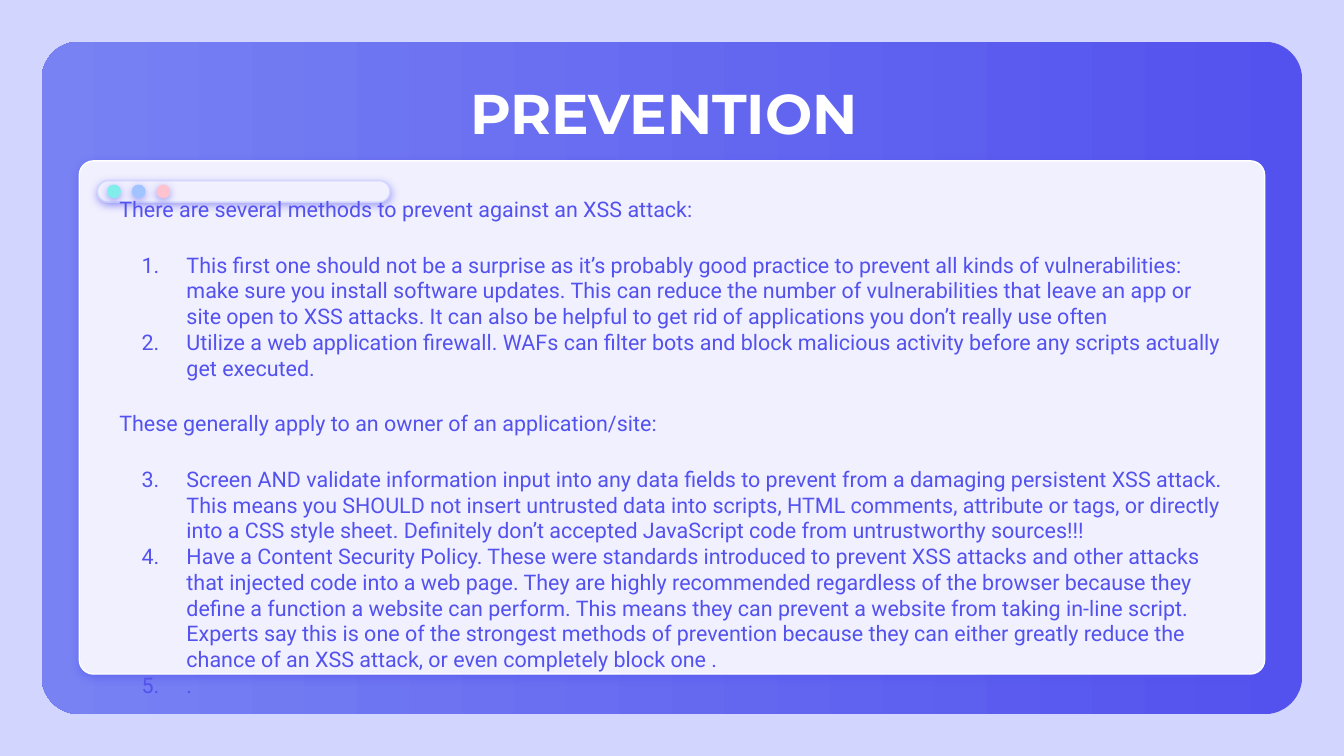
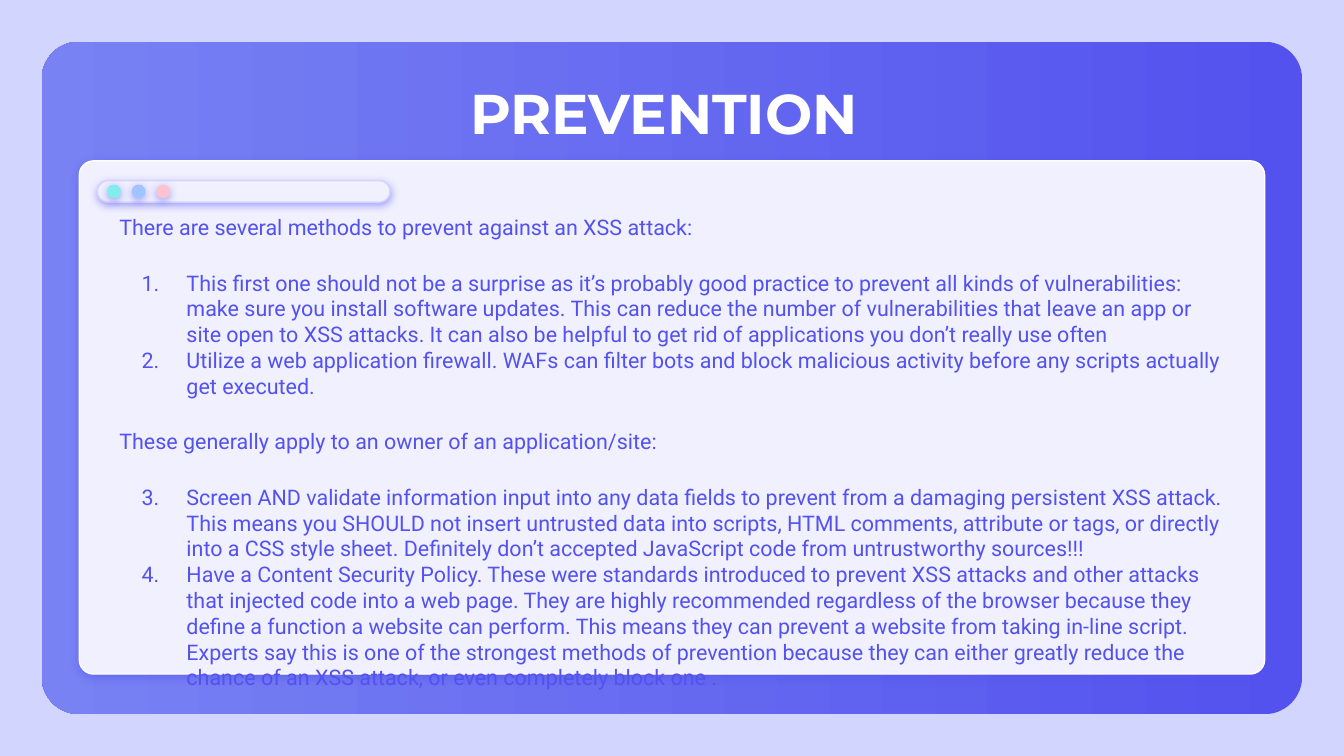
Before and after one commit to kszeto20/CyberFinalProject, a slide deck: slide 10 of Presentation/CyberXSSPresentation.pptx (slide 12 before the commit). Drawn at 1344x756 pixels with LibreOffice and Linux fonts; fonts in the diff are those of the drawing. Boxes give left, top, right and bottom in pixels: in the first picture for what was removed or moved away, otherwise in the second. Text is boxed around its words. In the diff, an @@ line names an element or a change of style, - is before the commit and + after.

```diff
--- a/Presentation/CyberXSSPresentation.pptx
+++ b/Presentation/CyberXSSPresentation.pptx
@@ text at (119, 274, 1221, 685): paragraph removed @@
-3. .
@@ text "There are several methods to ...": place and size @@
-text "There are several methods to ..." at (119, 256, 1221, 672)
+text "There are several methods to ..." at (119, 274, 1221, 685)
```
Also in this commit, not shown: 5 other slides changed, 3 slides added, 6 slides removed, 1 other file.
